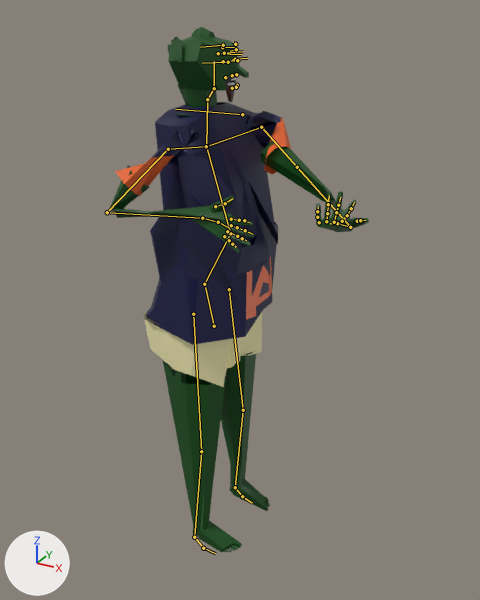
One commit to the glTF model Gangsta Wizards/Main/Card Shark Campaign/Character Models/Goblins/goblin_10.glb: the scene before it, then after it.
One viewpoint serves both versions: a camera (50 mm lens) standing at (0.973, -1.593, 1.15) and looking at (0.102, -0.011, 0.359). Every picture has the same lights, and +X, +Y and +Z are marked at lower left. The first picture is the older version. Both versions are drawn at frame 16 of the action 'Attack'; the numbers are the values there. The bones that change, and the others that lie on the model, are drawn over the model as lines.

The first picture shows 'gob10body'.
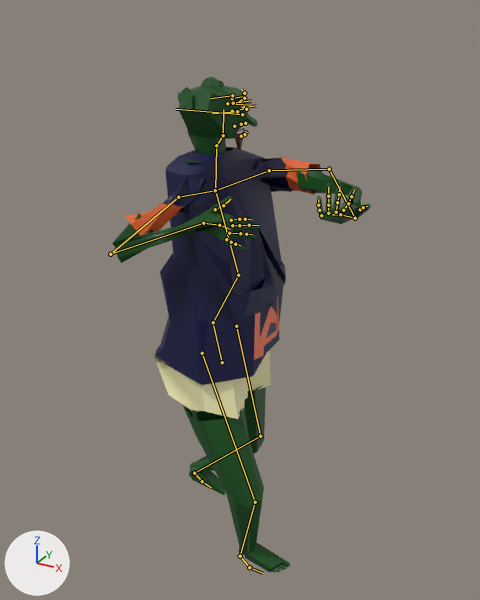
What differs and where, as boxes (x1, y1, x2, y2) in the pictures (480 x 600 px):
'gob10body', posed: before (109, 27, 369, 552); after (112, 77, 371, 572)
bone 'Hips', root to tip: before (214, 326) to (205, 287); after (222, 362) to (213, 325)
bone 'Bicep L', root to tip: before (261, 127) to (297, 167); after (269, 170) to (329, 169)
bone 'Forearm L', root to tip: before (297, 167) to (350, 227); after (329, 169) to (355, 218)
bone 'Wrist L', root to tip: before (350, 227) to (337, 223); after (355, 218) to (340, 214)
bone 'Bicep R', root to tip: before (168, 149) to (107, 212); after (178, 197) to (110, 254)
bone 'Forearm R', root to tip: before (107, 212) to (202, 218); after (110, 254) to (203, 223)
bone 'Wrist R', root to tip: before (202, 218) to (218, 222); after (203, 223) to (219, 225)
bone 'Middle 1 R', root to tip: before (231, 225) to (237, 227); after (232, 225) to (239, 225)
bone 'Ring 1 R', root to tip: before (227, 231) to (237, 236); after (229, 233) to (240, 233)
bone 'Pinky 1 R', root to tip: before (224, 236) to (229, 240); after (226, 239) to (231, 242)
bone 'Thigh L', root to tip: before (229, 289) to (243, 410); after (236, 326) to (260, 436)
bone 'Shin L', root to tip: before (243, 410) to (235, 487); after (260, 436) to (194, 473)
bone 'Ankle L', root to tip: before (235, 487) to (242, 496); after (194, 473) to (202, 481)
bone 'Thigh R', root to tip: before (193, 314) to (201, 451); after (202, 353) to (255, 502)
bone 'Shin R', root to tip: before (201, 451) to (194, 537); after (255, 502) to (240, 556)
bone 'Ankle R', root to tip: before (194, 537) to (203, 548); after (240, 556) to (249, 567)

The edits, one by one:
Bone 'Hips' (bone_hips) moves from (0.0, 0.0, 0.0) to (0.001, -0.128, -0.002).
Bone 'Bicep L' (bone_bicep_l) turns from (49, 14, -67) to (71, 22, 31) degrees about its own x, y and z.
Bone 'Forearm L' (bone_forearm_l) turns from (-1, 0, 0) to (48, 0, 1) degrees about its own x, y and z.
Bone 'Wrist L' (bone_wrist_l) turns from (30, -140, -97) to (124, 5, 135) degrees about its own x, y and z.
Bone 'Bicep R' (bone_bicep_r) turns from (76, -146, -12) to (78, -141, -35) degrees about its own x, y and z.
Bone 'Forearm R' (bone_forearm_r) turns from (0, -1, -130) to (0, -1, -151) degrees about its own x, y and z.
Bone 'Wrist R' (bone_wrist_r) turns from (-16, 132, 0) to (2, 151, 19) degrees about its own x, y and z.
Bone 'Middle 1 R' (bone_middle_1_r) moves from (0.0, 0.0, 0.0) to (0.002, -0.001, -0.007).
Bone 'Middle 1 R' (bone_middle_1_r) turns from (0, 0, 0) to (-42, -11, -9) degrees about its own x, y and z.
Bone 'Ring 1 R' (bone_ring_1_r) turns from (0, 0, 0) to (-41, -14, -8) degrees about its own x, y and z.
Bone 'Pinky 1 R' (bone_pinky_1_r) moves from (0.0, 0.0, 0.0) to (-0.004, 0.001, 0.007).
Bone 'Pinky 1 R' (bone_pinky_1_r) turns from (0, 0, 0) to (-31, -31, -6) degrees about its own x, y and z.
Bone 'Thigh L' (bone_thigh_l) turns from (0, 0, 0) to (-3, 0, -5) degrees about its own x, y and z.
Bone 'Shin L' (bone_shin_l) turns from (0, 0, 0) to (44, -4, 10) degrees about its own x, y and z.
Bone 'Ankle L' (bone_ankle_l) turns from (0, 0, 0) to (-42, 5, -3) degrees about its own x, y and z.
Bone 'Thigh R' (bone_thigh_r) turns from (0, 0, 0) to (-30, 15, 6) degrees about its own x, y and z.
Bone 'Shin R' (bone_shin_r) turns from (0, 0, 0) to (46, 6, -13) degrees about its own x, y and z.
Bone 'Ankle R' (bone_ankle_r) turns from (0, 0, 0) to (-13, -17, 3) degrees about its own x, y and z.
